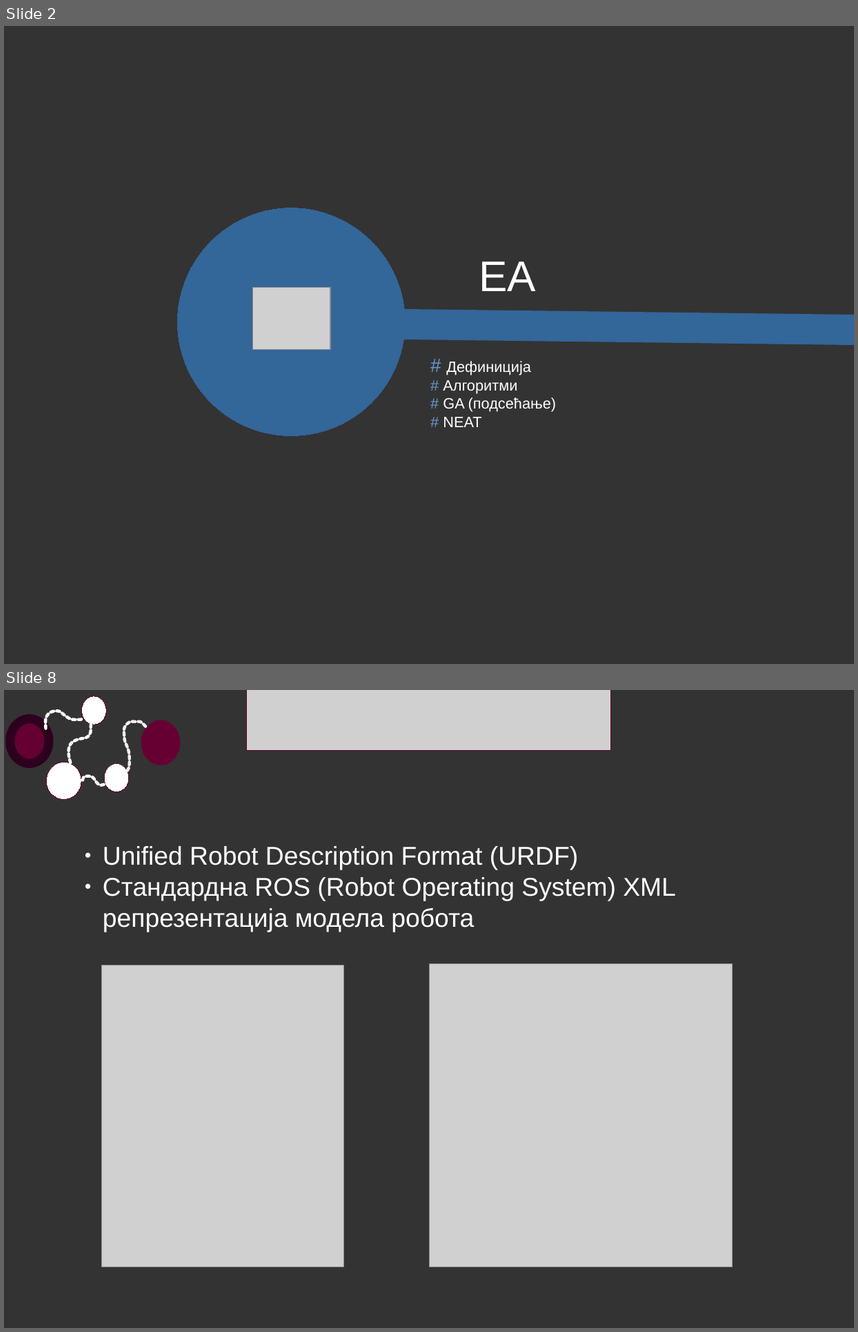
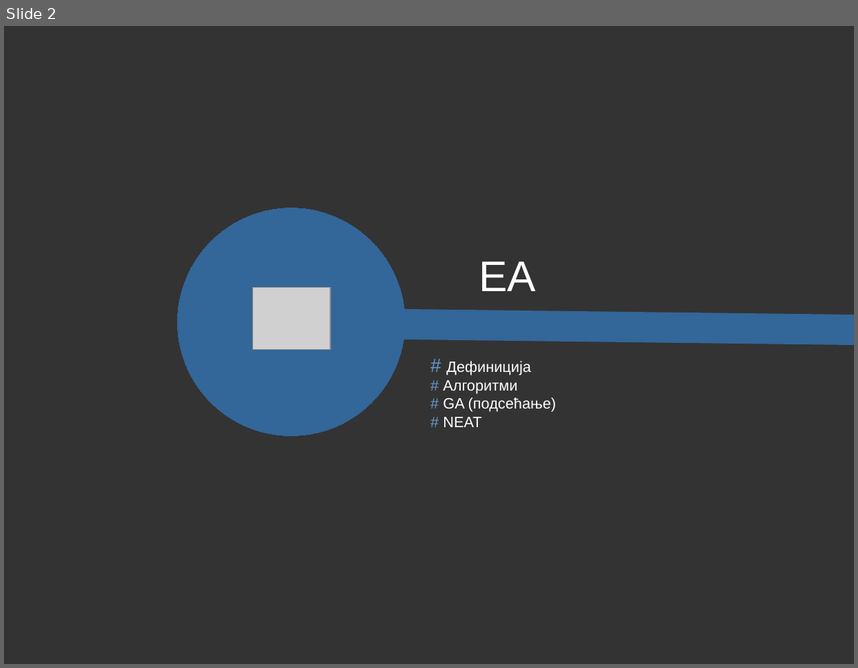
Before and after one commit to alien93/softProj, a slide deck: prezentacija/evolutivni_algoritmi.odp. Shown one above the other, each under a label of ours: slides 2 and 8 before the commit, slide 2 after it; the slides between them are not shown. The pictures are 858x1332 and 858x668 pixels, drawn with LibreOffice and Linux fonts; fonts in the diff are those of the drawing; grey boxes stand for pictures. Boxes give left, top, right and bottom in pixels: in the first picture for what was removed or moved away, otherwise in the second. Text is boxed around its words. In the diff, an @@ line names an element or a change of style, - is before the commit and + after.

```diff
--- a/prezentacija/evolutivni_algoritmi.odp
+++ b/prezentacija/evolutivni_algoritmi.odp
@@ slide 8 removed at bbox=[4, 690, 854, 1328], background #333333 @@
@@ freeform shape removed at bbox=[45, 710, 83, 728] @@
@@ ellipse removed at bbox=[82, 696, 107, 724] @@
@@ picture removed at bbox=[247, 690, 611, 751] @@
@@ ellipse removed at bbox=[10, 718, 49, 763] @@
@@ freeform shape removed at bbox=[69, 724, 92, 764] @@
@@ freeform shape removed at bbox=[123, 721, 147, 771] @@
@@ ellipse removed at bbox=[141, 720, 180, 765] @@
@@ ellipse removed at bbox=[46, 762, 81, 799] @@
@@ ellipse removed at bbox=[104, 763, 129, 792] @@
@@ freeform shape removed at bbox=[83, 775, 106, 785] @@
@@ text removed at bbox=[103, 846, 676, 932] @@
-● Unified Robot Description Format (URDF)
-● Стандардна ROS (Robot Operating System) XML репрезентација модела робота
@@ picture removed at bbox=[102, 965, 344, 1267] @@
@@ picture removed at bbox=[430, 964, 733, 1267] @@
```
Also in this commit, not shown: 10 slides changed, 3 slides added, 12 other slides removed, 6 other files.
